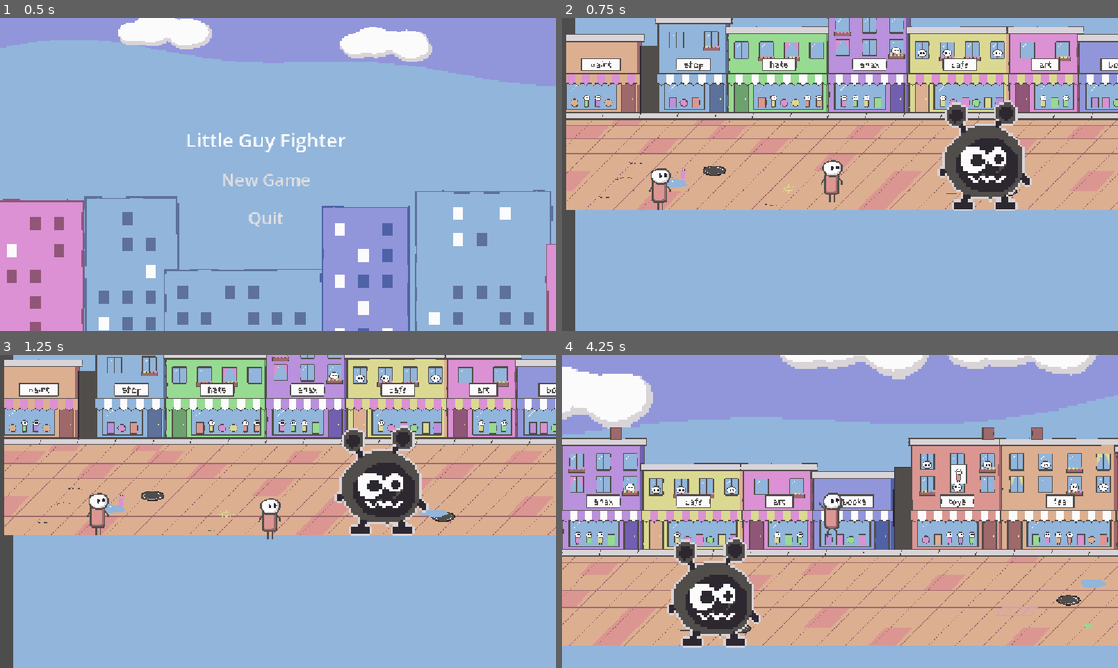
Above: before the commit, frames 1-4 (two rows, left to right).
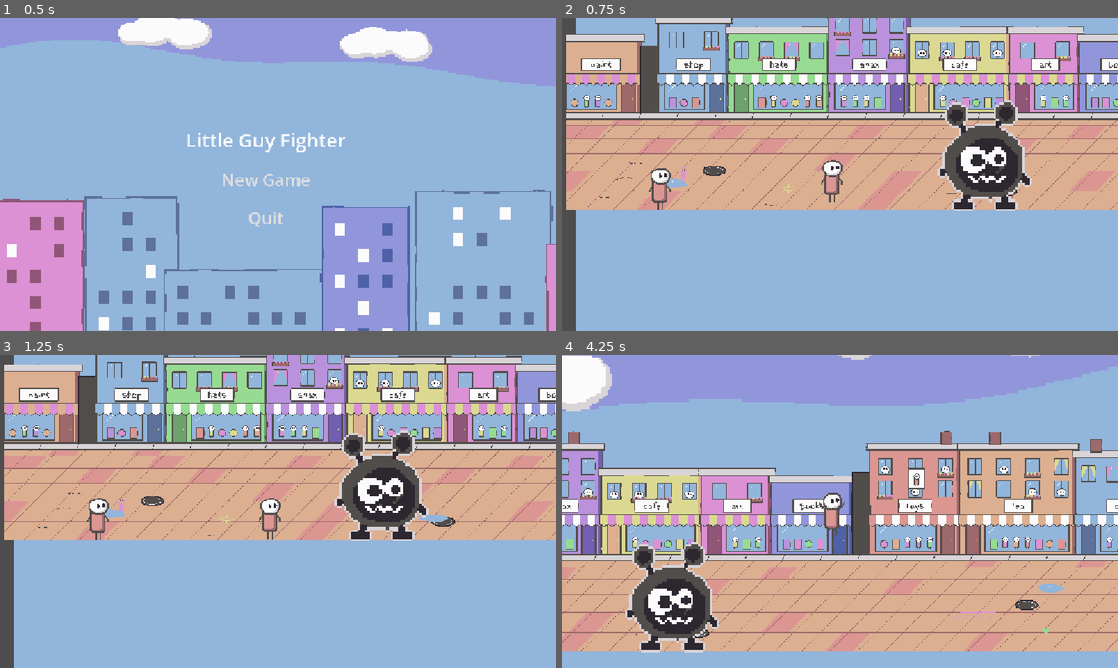
Above: after the commit, the same moments.

Repository: mitchglitchisdabestg/Little-guy-fighter
Game: Godot game, scene res://Scenes/UI/main_menu.tscn
Same seed, same stepped clock (60 frames per second), same inputs: the game is played once before the commit and once after it.
Inputs (mouse positions are in pixels of both pictures, inside the frame that each line leads up to):
- Up to frame 1 (0.5 s): no input
- Up to frame 2 (0.75 s): click "New Game" at 0.5 s
- Up to frame 3 (1.25 s): no input
- Up to frame 4 (4.25 s): move the mouse to (962, 495) at 1.27 s; hold D (Right) 1.28-2.78 s; tap Space (Jump) at 1.52, 2.27, 3.77 s; move the mouse to (728, 527) at 2.02 s; move the mouse to (895, 442) at 2.77 s; hold A (Left) 2.78-3.53 s; move the mouse to (812, 574) at 3.52 s; hold D (Right) from 3.53 s (still down)

Frame 1 is identical in both runs. In frame 2, less than 0.1% of the frame differs, in the area x 2-3%, y 0-100%; in frame 3, 23%; in frame 4, 54%, in the area x 0-100%, y 0-96%.

Commit message:
did some tweaks

Diff:
--- a/little-guy-st/Scenes/Player/player.tscn
+++ b/little-guy-st/Scenes/Player/player.tscn
@@ -158,7 +158,7 @@
 }]
 
 [sub_resource type="CapsuleShape2D" id="CapsuleShape2D_pp5cw"]
-height = 66.0
+height = 74.0
 
 [node name="CharacterBody2D" type="CharacterBody2D" unique_id=2102168226]
 script = ExtResource("1_uvnfx")
--- a/little-guy-st/Scenes/World/world.tscn
+++ b/little-guy-st/Scenes/World/world.tscn
@@ -50,10 +50,10 @@
 [node name="Tutorial" type="Node2D" unique_id=1436687875]
 
 [node name="TextureRect2" type="TextureRect" parent="." unique_id=1879447480]
-offset_left = -411.0
-offset_top = -603.0
-offset_right = 4069.0
-offset_bottom = -243.0
+offset_left = -409.00003
+offset_top = -639.00006
+offset_right = 4071.0
+offset_bottom = -279.00006
 scale = Vector2(0.99884075, 3.6525729)
 texture = ExtResource("1_adcqc")
 
@@ -65,6 +65,7 @@
 texture = ExtResource("1_l1hd3")
 
 [node name="Floor boundray" type="StaticBody2D" parent="." unique_id=1443762833]
+position = Vector2(0, -4)
 
 [node name="CollisionShape2D" type="CollisionShape2D" parent="Floor boundray" unique_id=1412799898]
 shape = SubResource("WorldBoundaryShape2D_pp5cw")
